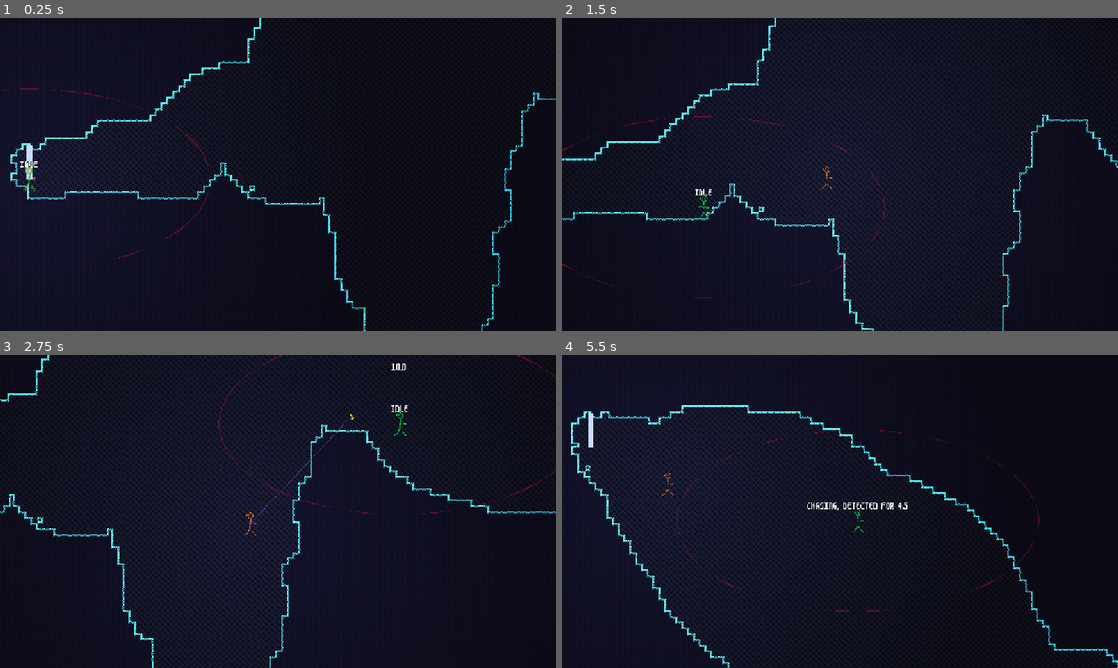
Above: before the commit, frames 1-4 (two rows, left to right).
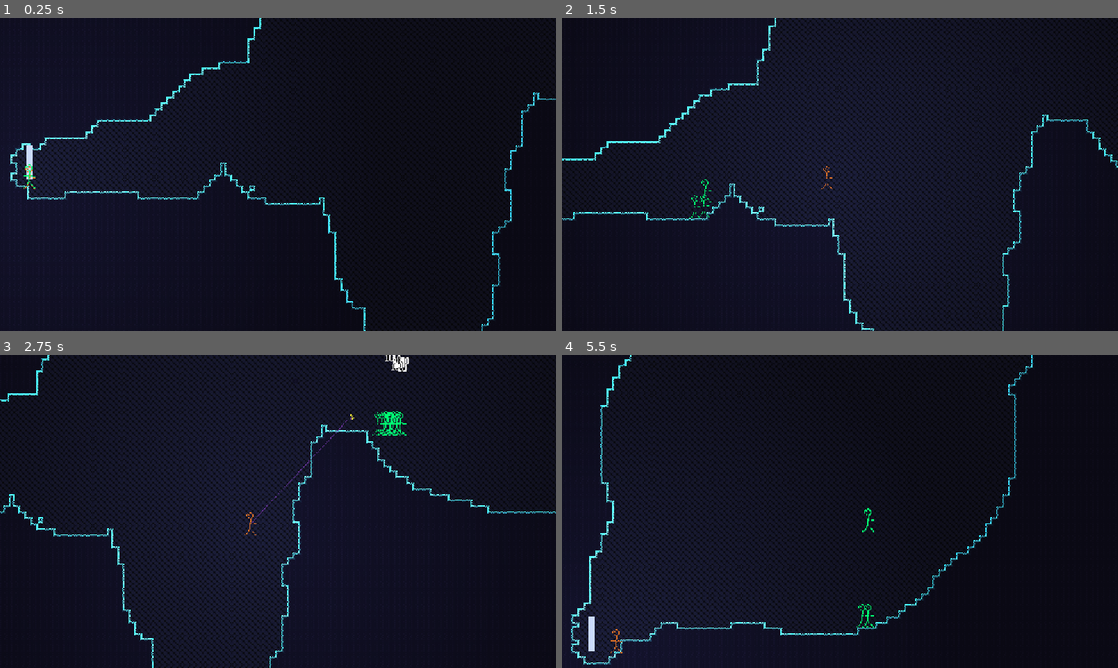
Above: after the commit, the same moments.

Repository: henreedev/exponential-climb
Game: Godot game, scene res://scenes/game.tscn
Same seed, same stepped clock (60 frames per second), same inputs: the game is played once before the commit and once after it. The engine's default icon, where the game draws it, is replaced by a stand-in: a white triangle on a blue panel in a dark square.
Inputs (mouse positions are in pixels of both pictures, inside the frame that each line leads up to):
- Up to frame 1 (0.25 s): no input
- Up to frame 2 (1.5 s): move the mouse to (962, 158) at 0.52 s; press the mouse at (962, 158) at 0.53 s; hold D (move_right) from 0.53 s (still down); tap Space (jump) at 0.77 s; tap Middle mouse button (teleport_enemy) at 0.8, 1.35 s; move the mouse to (728, 190) at 1.27 s; release the mouse at (728, 190) at 1.28 s
- Up to frame 3 (2.75 s): tap Space (jump) at 1.52 s; click (166, 527) at 1.55 s; move the mouse to (333, 442) at 2.02 s; release D (move_right) at 2.03 s; press the mouse at (333, 442) at 2.03 s; hold A (move_left) from 2.03 s (still down); tap Middle mouse button (teleport_enemy) at 2.3 s
- Up to frame 4 (5.5 s): move the mouse to (812, 574) at 2.77 s; release A (move_left) at 2.78 s; release the mouse at (812, 574) at 2.78 s; hold D (move_right) 2.78-4.28 s; right-click (812, 574) at 2.85 s; tap Space (jump) at 3.02, 3.77, 4.52 s; click (812, 574) at 3.05 s; move the mouse to (1006, 558) at 3.52 s; tap Middle mouse button (teleport_enemy) at 3.6, 5.3 s; tap F1 (test_navigation) at 4.15 s; move the mouse to (673, 464) at 4.27 s; hold A (move_left) 4.28-5.03 s; tap R (test_generate_new_room) at 4.35 s; click (673, 464) at 4.55 s; move the mouse to (867, 511) at 5.02 s; hold D (move_right) from 5.03 s (still down); hold Q (toggle_loop) from 5.03 s (still down)

The runs differ from the first frame. In frame 1, 0.2% of the frame differs, in the area x 0-38%, y 22-80%; in frame 2, 0.3%; in frame 3, 1.5%; in frame 4, 7.2%, in the area x 1-100%, y 0-100%.

Commit message:
adjust collisions for optimization, damage colors

Diff:
--- /dev/null
+++ b/autoload/enemy_spawner.gd
@@ -0,0 +1,15 @@
+extends Node
+
+## EnemySpawner class. Handles the spawning of enemies, including their positions, strength scaling based on loop speed, etc.
+
+const ENEMY_SCENE = preload("res://scenes/enemy/enemy.tscn")
+
+
+#region Spawning
+func spawn_enemy(enemy_class : Enemy.Class, pos : Vector2):
+	var new_enemy = ENEMY_SCENE.instantiate()
+	new_enemy._class = enemy_class
+	new_enemy.position = pos
+	add_child(new_enemy)
+
+#endregion Spawning
--- a/autoload/global.gd
+++ b/autoload/global.gd
@@ -15,6 +15,9 @@
 const BUILD_SIZE = 4
 #var enemies : Array[Enemy]
 
+## Collision layer 1.
+const PLAYER_LAYER = 1
+
 ## Collision layer 2.
 const ENEMY_LAYER = 2
 
@@ -31,6 +34,9 @@
 		max_builds_updated.emit()
 	max_perks_updated.emit()
 
+func is_player_collider(body : CollisionObject2D):
+	return body.collision_layer == PLAYER_LAYER
+
 func is_enemy_collider(body : CollisionObject2D):
 	return body.collision_layer == ENEMY_LAYER
 
--- a/autoload/pathfinding.gd
+++ b/autoload/pathfinding.gd
@@ -81,13 +81,13 @@
 	# Find the graph's id path between those ids
 	# For each id in the path, add it to the actions as a position
 	# If need to jump to next position, append null as an action
-	print("Finding path from ", start_pos, " to ", end_pos)
+	#print("Finding path from ", start_pos, " to ", end_pos)
 	var time = Time.get_ticks_usec()
 	var start_point = graph.get_closest_point(start_pos)
 	var end_point = graph.get_closest_point(end_pos)
-	print("Points: ", start_point, " to ", end_point)
+	#print("Points: ", start_point, " to ", end_point)
 	var path = graph.get_id_path(start_point, end_point)
-	print("Path: ", path)
+	#print("Path: ", path)
 	if path.is_empty():
 		return []
 
@@ -132,8 +132,8 @@
 				line.add_point(last_debug_pos + (Vector2.UP * jump_height * cell_size))
 			last_debug_pos = pos
 		tile_map_layer.add_child(line)
-	print("Actions: ", actions)
-	print("Found path in ", Time.get_ticks_usec() - time, " us")
+	#print("Actions: ", actions)
+	#print("Found path in ", Time.get_ticks_usec() - time, " us")
 	return actions
 
 func update_graph():
@@ -155,11 +155,11 @@
 	spatial_grid.clear() # Same thing
 
 	# Print out ids for debugging
-	if show_lines:
-		var ids = graph.get_point_ids()
-		ids.sort()
-		for id in ids:
-			print("{", id, ": ", graph.get_point_connections(id), "}")
+	#if show_lines:
+		#var ids = graph.get_point_ids()
+		#ids.sort()
+		#for id in ids:
+			#print("{", id, ": ", graph.get_point_connections(id), "}")
 
 func build_map():
 	var used_cells = tile_map_layer.get_used_cells()
--- a/project.godot
+++ b/project.godot
@@ -25,6 +25,7 @@
 Pathfinding="*res://autoload/pathfinding.gd"
 SceneManager="*res://autoload/scene_manager.gd"
 DamageNumbers="*res://scripts/utilities/damage_numbers.gd"
+EnemySpawner="*res://autoload/enemy_spawner.gd"
 
 [debug]
 
--- a/scenes/enemy/enemy.tscn
+++ b/scenes/enemy/enemy.tscn
@@ -4,8 +4,8 @@
 [ext_resource type="Script" uid="uid://4oi471orhtl8" path="res://scripts/enemy/enemy.gd" id="1_a3pup"]
 [ext_resource type="LabelSettings" uid="uid://bnsw2o4et0uh6" path="res://resources/utilities/damage_number_label_settings.tres" id="3_40wdo"]
 
-[sub_resource type="CapsuleShape2D" id="CapsuleShape2D_a3pup"]
-radius = 3.0
+[sub_resource type="RectangleShape2D" id="RectangleShape2D_tjssy"]
+size = Vector2(9, 30)
 
 [sub_resource type="RectangleShape2D" id="RectangleShape2D_a3pup"]
 size = Vector2(16, 32)
@@ -14,7 +14,7 @@
 
 [node name="Enemy" type="CharacterBody2D"]
 z_index = 1
-collision_layer = 2
+collision_layer = 0
 collision_mask = 4
 floor_constant_speed = true
 floor_max_angle = 1.39626
@@ -22,14 +22,16 @@
 script = ExtResource("1_a3pup")
 
 [node name="CollisionBox" type="CollisionShape2D" parent="."]
-shape = SubResource("CapsuleShape2D_a3pup")
+position = Vector2(0, 1)
+shape = SubResource("RectangleShape2D_tjssy")
 debug_color = Color(0, 0.6, 0.7, 0.099)
 
 [node name="Sprite2D" type="Sprite2D" parent="."]
-modulate = Color(0, 2, 2, 1)
+modulate = Color(0, 3, 3, 1)
 texture = ExtResource("1_4a83h")
 
 [node name="Hurtbox" type="Area2D" parent="."]
+visible = false
 position = Vector2(0, 12)
 collision_layer = 2
 collision_mask = 0
@@ -42,6 +44,7 @@
 debug_color = Color(0.972, 0, 0.445, 0.045)
 
 [node name="DebugLabel" type="Label" parent="."]
+visible = false
 custom_minimum_size = Vector2(200, 0)
 offset_left = -100.0
 offset_top = -28.0
@@ -52,7 +55,12 @@
 horizontal_alignment = 1
 
 [node name="AttackArea" type="Area2D" parent="."]
+collision_layer = 0
+monitorable = false
 
 [node name="AttackShape" type="CollisionShape2D" parent="AttackArea"]
 position = Vector2(10, 0)
 shape = SubResource("RectangleShape2D_40wdo")
+disabled = true
+
+[connection signal="area_entered" from="AttackArea" to="." method="_on_attack_area_area_entered"]
--- a/scenes/environment/room.tscn
+++ b/scenes/environment/room.tscn
@@ -28,3 +28,6 @@
 [node name="WallLayer" type="TileMapLayer" parent="." groups=["tilemap"]]
 light_mask = 2
 tile_set = ExtResource("2_f6fs7")
+occlusion_enabled = false
+use_kinematic_bodies = true
+navigation_enabled = false
--- a/scenes/player/player.tscn
+++ b/scenes/player/player.tscn
@@ -7,9 +7,13 @@
 [sub_resource type="CapsuleShape2D" id="CapsuleShape2D_dovo2"]
 radius = 5.0
 
+[sub_resource type="RectangleShape2D" id="RectangleShape2D_gmlin"]
+size = Vector2(8, 27)
+
 [node name="Player" type="CharacterBody2D"]
 z_index = 1
-collision_mask = 20
+collision_layer = 0
+collision_mask = 4
 floor_constant_speed = true
 floor_max_angle = 1.39626
 floor_snap_length = 4.0
@@ -35,3 +39,12 @@
 shadow_item_cull_mask = 2
 texture = ExtResource("3_gmlin")
 texture_scale = 5.0
+
+[node name="Hurtbox" type="Area2D" parent="."]
+collision_mask = 0
+monitoring = false
+
+[node name="CollisionShape2D" type="CollisionShape2D" parent="Hurtbox"]
+position = Vector2(0, -0.5)
+shape = SubResource("RectangleShape2D_gmlin")
+debug_color = Color(1, 0, 0.2, 0.156863)
--- a/scenes/utilities/damage_number.tscn
+++ b/scenes/utilities/damage_number.tscn
@@ -14,3 +14,10 @@
 horizontal_alignment = 1
 vertical_alignment = 1
 script = ExtResource("1_5mqw7")
+DAMAGE_COLORS = Dictionary[int, Color]({
+0: Color(0.93, 0.97, 1, 1),
+1: Color(1, 0.960833, 0.53, 1),
+2: Color(0.82, 0.2952, 0.2952, 1),
+3: Color(0.4648, 0.83, 0.51958, 1),
+4: Color(0.583547, 0.4029, 0.79, 1)
+})
--- a/scenes/weapons/grapple_hook/grapple_hook.tscn
+++ b/scenes/weapons/grapple_hook/grapple_hook.tscn
@@ -11,8 +11,9 @@
 script = ExtResource("2_rjhy6")
 
 [node name="MeleeHitbox" type="Area2D" parent="." index="0"]
-collision_layer = 8
+collision_layer = 0
 collision_mask = 2
+monitorable = false
 
 [node name="CollisionShape2D" type="CollisionShape2D" parent="MeleeHitbox" index="0"]
 position = Vector2(21, 0)
--- a/scenes/weapons/grapple_hook/hook.tscn
+++ b/scenes/weapons/grapple_hook/hook.tscn
@@ -27,7 +27,7 @@
 texture = ExtResource("2_eesh1")
 
 [node name="Hitbox" type="Area2D" parent="."]
-collision_layer = 8
+collision_layer = 0
 collision_mask = 2
 metadata/_edit_group_ = true
 
--- a/scripts/enemy/enemy.gd
+++ b/scripts/enemy/enemy.gd
@@ -43,12 +43,14 @@
 ## How much longer the player is detected for.
 var detection_duration_timer := 0.0
 ## The minimum interval between regenerating paths when the current one is outdated.
-const REGENERATE_INTERVAL := 0.5
+const REGENERATE_INTERVAL := 1.5
 var regenerate_path_timer := 0.0
 ## The last point in a generated path, to be distance checked with the player when deciding if a path is outdated.
 var original_endpoint : Vector2
 ## The distance between the player and the last point in the path required for a path to be outdated.
 const ENDPOINT_DISTANCE_THRESHOLD := 80.0
+## The threshold after receiving a random offset.
+var endpoint_distance_threshold_randomized : float
 @onready var debug_label: Label = $DebugLabel
 
 var player : Player
@@ -95,6 +97,8 @@
 @onready var attack_area: Area2D = $AttackArea
 @onready var attack_shape: CollisionShape2D = $AttackArea/AttackShape
 
+## How much longer the enemy is stunned for.
+var stunned_timer := 0.0
 #endregion Shapes
 
 #region Pathfinding vars
@@ -115,6 +119,8 @@
 	velocity = Vector2(0, 0)
 	_initialize_enemy_class()
 
+
+
 #region Classes
 func _initialize_enemy_class():
 	# Lookup the class resource file by type
@@ -150,6 +156,7 @@
 	hc.max_health = Stat.new()
 	hc.max_health.set_base(enemy_class.max_health)
 	hc.max_health.set_type(true)
+	hc.died.connect(die)
 	hc.set_health_to_full()
 
 #endregion Classes
@@ -164,11 +171,14 @@
 	if detection_check_timer <= 0:
 		# Check if can detect player right now
 		if player_in_detection_radius():
-			detection_duration_timer = DETECTION_DURATION
-			player_detected = true
-		detection_check_timer = DETECTION_INTERVAL * _get_timer_randomness()
+			detect_player()
+		detection_check_timer = DETECTION_INTERVAL * _get_randomness()
 	if detection_duration_timer <= 0:
 		player_detected = false
+
+func detect_player():
+	detection_duration_timer = DETECTION_DURATION * _get_randomness()
+	player_detected = true
 
 func tick_timers(delta : float):
 	if detection_check_timer > 0:
@@ -179,16 +189,18 @@
 		regenerate_path_timer -= delta
 	if attack_cooldown_timer > 0:
 		attack_cooldown_timer -= delta
-
-func _get_timer_randomness():
-	return randf_range(0.9, 1.1)
+	if stunned_timer > 0:
+		stunned_timer -= delta
+
+func _get_randomness():
+	return randf_range(0.75, 1.25)
 
 func _get_rand_sign():
 	return int(randf() >= 0.5) * 2 - 1
 
 
 func act_on_state(delta : float):
-	queue_redraw()
+	#queue_redraw()
 	match state:
 		State.IDLE:
 			do_custom_idle_movement(delta)
@@ -207,9 +219,9 @@
 				if currentPath or currentTarget:
 					# Regenerate if player is ENDPOINT_DISTANCE_THRESHOLD away from original endpoint
 					if regenerate_path_timer <= 0 and \
-							original_endpoint.distance_to(player.global_position) > ENDPOINT_DISTANCE_THRESHOLD:
+							original_endpoint.distance_to(player.global_position) > endpoint_distance_threshold_randomized:
 						find_path(player.global_position)
-						print("REGENERATED")
+						endpoint_distance_threshold_randomized = ENDPOINT_DISTANCE_THRESHOLD * _get_randomness()
 					# Move actual endpoint to player position (TODO)
 				if player.global_position.distance_to(global_position) < get_attack_range():
 					attack()
@@ -227,17 +239,18 @@
 					currentTarget = null
 					state = State.IDLE
 		State.ATTACKING:
-			movement_dir = Vector2.ZERO
 			tick_timers(delta)
 		State.STUNNED:
 			tick_timers(delta)
+			if stunned_timer <= 0:
+				state = State.CHASING
 	debug_label.text = get_state_string()
 
 func attack():
 	# Change state to ATTACKING
 	state = State.ATTACKING
-	# Determine attack direction
-	attack_area.scale.x = 1 if movement_dir.x >= 0 else -1
+	# Determine attack directiond
+	attack_area.scale.x = 1 if player.global_position.x >= global_position.x else -1
 	# Stand still while attacking
 	movement_dir = Vector2.ZERO
 	var cooldown = get_attack_cooldown()
@@ -248,6 +261,14 @@
 	# Begin CHASING once done
 	attack_tween.tween_property(self, "state", State.CHASING, 0.0)
 
+func receive_stun(duration : float):
+	movement_dir = Vector2.ZERO
+	velocity = Vector2.ZERO
+	state = State.STUNNED
+	stunned_timer = duration
+	# (Re-)detect the player, so as to path to them when unstunned
+	detect_player()
+
 ## Overridden by child Enemy classes to implement custom attacks using the given tween.
 func do_custom_attack(attack_tween : Tween):
 	var damage = get_attack_damage()
@@ -263,6 +284,9 @@
 
 	attack_tween.tween_property(attack_shape, "disabled", true, 0.0)
 	attack_tween.tween_interval(winddown)
+
+func deal_damage(damage : int):
+	player.take_damage(damage)
 
 func do_custom_idle_movement(delta : float):
 	movement_dir = Vector2.ZERO
@@ -278,13 +302,13 @@
 		State.CHASING:
 			return "CHASING" + ((": PATH LEN " + str(len(currentPath))) if currentPath else "") + ((", DETECTED FOR " + str(detection_duration_timer).pad_decimals(1)) if detection_duration_timer > 0 else ", NOT DETECTED")
 		State.STUNNED:
-			return "STUNNED"
+			return "STUNNED" + ((" FOR " + str(stunned_timer).pad_decimals(1)))
 		State.ATTACKING:
 			return "ATTACKING"
 
-func _draw():
-	draw_set_transform(Vector2.ZERO, 0, Vector2(1, 0.5))
-	draw_circle(Vector2.ZERO, PLAYER_DETECTION_RADIUS, Color(Color.CRIMSON, 0.4), false, 1.0)
+#func _draw():
+	#draw_set_transform(Vector2.ZERO, 0, Vector2(1, 0.5))
+	#draw_circle(Vector2.ZERO, PLAYER_DETECTION_RADIUS, Color(Color.CRIMSON, 0.4), false, 1.0)
 
 
 #endregion Player detection methods
@@ -317,8 +341,8 @@
 	act_on_state(delta)
 
 	# Ensure velocity does not grow while at a visible standstill
-	if get_real_velocity().length_squared() < 0.005:
-		velocity = get_real_velocity()
+	#if get_real_velocity().length_squared() < 0.005:
+		#velocity = get_real_velocity()
 	# From mouse position, raycast down and tell the enemy to go to hit position
 	if Input.is_action_just_pressed("test_navigation"):
 		var mouse_pos = get_global_mouse_position()
@@ -353,7 +377,8 @@
 	on_floor = is_on_floor()
 
 func find_path(target_pos : Vector2):
-	regenerate_path_timer = REGENERATE_INTERVAL * _get_timer_randomness()
+	regenerate_path_timer = REGENERATE_INTERVAL * _get_randomness()
+	await get_tree().create_timer(randf() * 0.2).timeout # Try to ensure enemies find paths on different ticks
 	currentPath = Pathfinding.find_path(position, target_pos)
 	if len(currentPath) > 0 and currentPath[-1] != null:
 		# Set original endpoint
@@ -403,9 +428,19 @@
 ## Deals damage to the enemy's health component, displays visuals, and applies knockback (TODO)
 func take_damage(damage : float):
 	hc.take_damage(damage)
-	print("Damage taken: ", damage, ", New health: ", hc.health)
+	# Detect player and start chasing if idle
+	detect_player()
+	if state == State.IDLE:
+		state = State.CHASING
+
 	DamageNumbers.create_damage_number(damage, global_position + Vector2.UP * 16)
 
-#func die()
+func die():
+	queue_free()
+
+func _on_attack_area_area_entered(area: Area2D) -> void:
+	var hit_player = area.get_parent()
+	if hit_player is Player:
+		hit_player.take_damage(get_attack_damage())
 
 #endregion Damage interaction methods
--- a/scripts/player/player.gd
+++ b/scripts/player/player.gd
@@ -152,6 +152,9 @@
 		_move_towards_target_offset(delta)
 	else:
 		camera.offset = Vector2.ZERO
+	if Input.is_action_just_pressed("teleport_enemy"):
+		for _i in range(5):
+			EnemySpawner.spawn_enemy(Enemy.Class.BASIC_MELEE, get_global_mouse_position())
 #region Perks
 
 
@@ -177,6 +180,18 @@
 func pick_weapon(type : Weapon.Type):
 	add_child(Weapon.init_weapon(type))
 #endregion Weapon
+
+#region Combat
+## Deals damage to the player's health component and displays visuals
+func take_damage(damage : float):
+	hc.take_damage(damage)
+
+	DamageNumbers.create_damage_number(damage, global_position + Vector2.UP * 16, DamageNumber.DamageColor.ENEMY)
+
+func die():
+	hc.revive()
+
+#endregion Combat
 
 #region Classes
 func _initialize_player_class():
@@ -218,6 +233,7 @@
 	hc.max_health = Stat.new()
 	hc.max_health.set_base(DEFAULT_MAX_HEALTH)
 	hc.max_health.set_type(true)
+	hc.died.connect(die)
 
 	# Load in the actual values into the stats based on the class
 	_load_player_class_values()
--- a/scripts/utilities/damage_number.gd
+++ b/scripts/utilities/damage_number.gd
@@ -2,6 +2,21 @@
 
 ## A singular damage number object that spawns into the game scene, then frees itself.
 class_name DamageNumber
+
+enum DamageColor {
+	DEFAULT,
+	HIGH_DAMAGE,
+	CRIT,
+	HEAL,
+	ENEMY,
+}
+@export var DAMAGE_COLORS : Dictionary[DamageColor, Color] = {
+	DamageColor.DEFAULT : Color(0.93, 0.97, 1, 1),
+	DamageColor.HIGH_DAMAGE : Color(0.93, 0.97, 1, 1),
+	DamageColor.CRIT : Color(0.93, 0.97, 1, 1),
+	DamageColor.HEAL : Color(0.93, 0.97, 1, 1),
+	DamageColor.ENEMY : Color(0.93, 0.97, 1, 1),
+}
 
 const LABEL_SETTINGS_RESOURCE = preload("res://resources/utilities/damage_number_label_settings.tres")
 const DELETING_SCALE = Vector2(0.33, 0.33)
@@ -11,15 +26,21 @@
 const SMALLEST_SCALE = 1.0
 const LARGEST_SCALE = 2.0
 
+
+
 ## The scale to grow to, calculated based on the damage value. More damage == larger label.
 var grow_to_scale : Vector2
 
 func set_label_settings_to_new_copy():
 	label_settings = LABEL_SETTINGS_RESOURCE.duplicate()
 
-func setup(damage : float, pos : Vector2) -> void:
+func setup(damage : int, pos : Vector2, damage_color : DamageColor = DamageColor.DEFAULT, use_debug_float := false, debug_float := 0.0) -> void:
 	set_label_settings_to_new_copy()
-	text = str(damage).pad_decimals(1)
+	if use_debug_float:
+		text = str(debug_float).pad_decimals(1)
+	else:
+		text = str(damage)
+	label_settings.font_color = DAMAGE_COLORS[damage_color]
 	pivot_offset = size / 2.0
 	position = pos - pivot_offset
 	grow_to_scale = get_grow_to_scale(damage)
@@ -36,7 +57,10 @@
 
 
 func _ready():
-	#setup(100, Vector2.ZERO)
+	if text == "0":
+		queue_free()
+		return
+
 	var tween = create_tween()
 
 	# Pop up and grow
@@ -56,7 +80,6 @@
 	# Shrink and delete
 	const DELETE_DUR = 0.5
 	tween.tween_property(label_settings, "font_size", DELETING_FONT_SIZE, DELETE_DUR)
-	#tween.parallel().tween_property(self, "scale", DELETING_SCALE, DELETE_DUR)
 	tween.parallel().tween_property(self, "modulate:a", 0.2, DELETE_DUR).set_ease(Tween.EASE_OUT)
 	tween.parallel().tween_property(self, "self_modulate", Color.BLACK, DELETE_DUR)
 	tween.tween_callback(queue_free)
--- a/scripts/utilities/damage_numbers.gd
+++ b/scripts/utilities/damage_numbers.gd
@@ -4,8 +4,14 @@
 const DAMAGE_NUMBER_SCENE = preload("res://scenes/utilities/damage_number.tscn")
 
 
-func create_damage_number(damage : float, pos : Vector2) -> DamageNumber:
+func create_damage_number(damage : float, pos : Vector2, damage_color := DamageNumber.DamageColor.DEFAULT) -> DamageNumber:
 	var damage_number : DamageNumber = DAMAGE_NUMBER_SCENE.instantiate()
-	damage_number.setup(damage, pos)
+	damage_number.setup(damage, pos, damage_color)
 	add_child(damage_number)
 	return damage_number
+
+func create_debug_number(value : float, pos : Vector2, damage_color := DamageNumber.DamageColor.DEFAULT) -> DamageNumber:
+	var damage_number : DamageNumber = DAMAGE_NUMBER_SCENE.instantiate()
+	damage_number.setup(0, pos, damage_color, true, value)
+	add_child(damage_number)
+	return damage_number
--- a/scripts/utilities/health_component.gd
+++ b/scripts/utilities/health_component.gd
@@ -3,6 +3,7 @@
 class_name HealthComponent
 
 signal died
+signal revived
 signal damage_taken
 signal healing_received
 
@@ -20,10 +21,10 @@
 ## Once dead, cannot receive healing or damage, and health is zero.
 var dead := false
 
-## Deals damage, storing fractional values and dying if applicable. Returns actual integer damage dealt.
+## Deals damage, storing fractional values and dying if applicable. Returns actual integer damage taken.
 func take_damage(damage : float) -> int:
 	# Don't take damage while dead
-	if dead: pass
+	if dead: return 0
 
 	# Store total damage in variable
 	var total_dmg := int(damage)
@@ -49,9 +50,10 @@
 
 	return total_dmg
 
-func receive_healing(healing : float):
+## Heals, storing fractional values. Returns actual integer health healed.
+func receive_healing(healing : float) -> int:
 	# Don't heal while dead
-	if dead: pass
+	if dead: return 0
 
 	# Store total healing in variable
 	var total_heal := int(healing)
@@ -74,6 +76,8 @@
 	# Emit signal
 	healing_received.emit()
 
+	return total_heal
+
 func die():
 	dead = true
 	health = 0
@@ -81,6 +85,11 @@
 	fractional_heal = 0
 	died.emit()
 
+func revive():
+	dead = false
+	set_health_to_full()
+	revived.emit()
+
 
 func set_health_to_full():
 	health = max_health.value()
--- a/scripts/weapons/grapple_hook/grapple_hook.gd
+++ b/scripts/weapons/grapple_hook/grapple_hook.gd
@@ -15,7 +15,7 @@
 const BASE_MELEE_DASH_STRENGTH := 400.0 # Affected by range
 const BASE_MELEE_WINDUP := 0.25
 const BASE_MELEE_DURATION := 0.4
-const BASE_MELEE_WINDDOWN := 0.25
+const BASE_MELEE_WINDDOWN := 0.15
 const BASE_MELEE_COOLDOWN := 2.5
 
 var melee_cooldown_timer := 0.0
@@ -331,4 +331,5 @@
 	var enemy = area.get_parent()
 	if enemy is Enemy:
 		deal_damage(3, enemy, get_melee_damage())
+		enemy.receive_stun(1.00)
 #endregion Melee (Attack 2)
Not shown, added: autoload/enemy_spawner.gd.uid
Not shown: 1 places in scenes/player/player.tscn that only renumber resources
